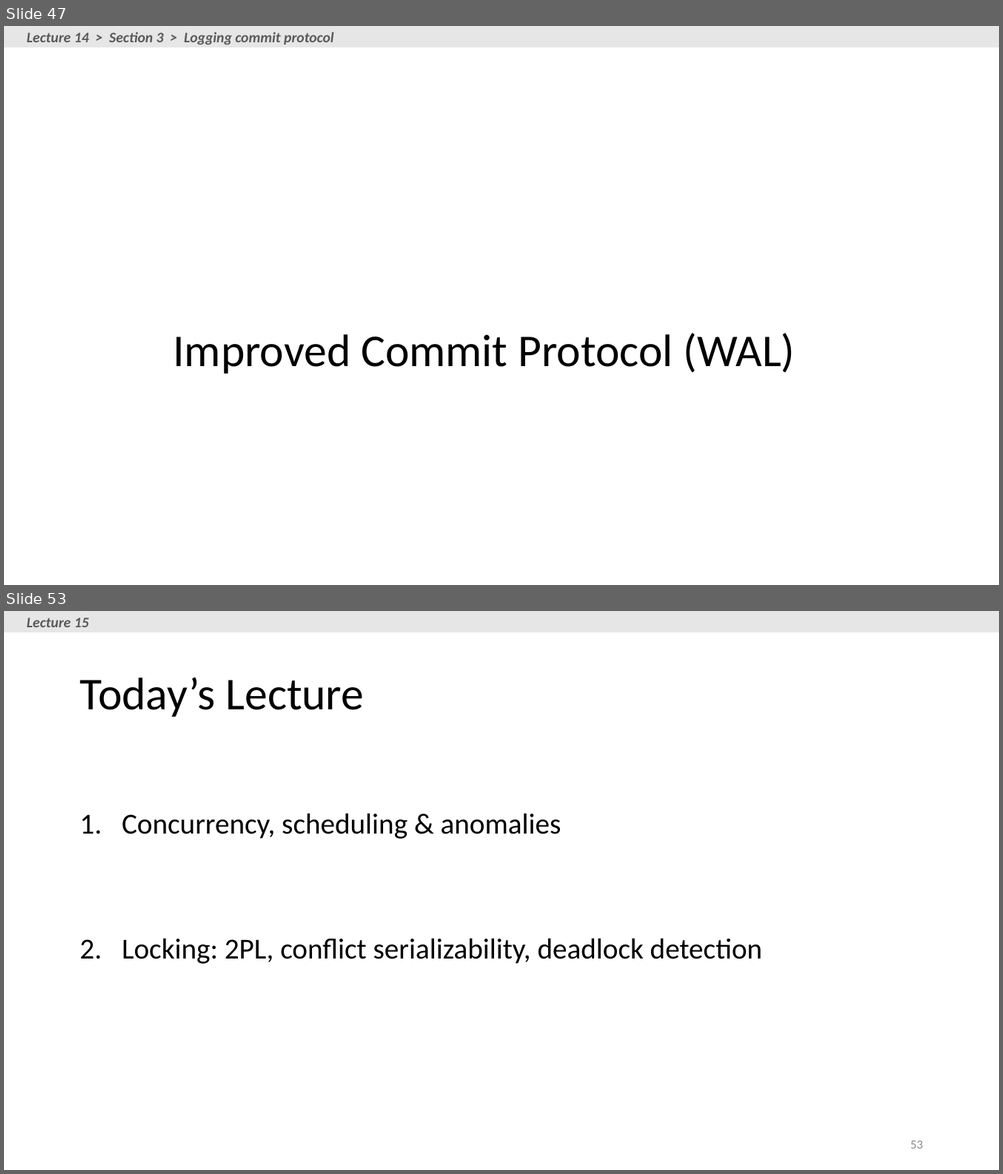
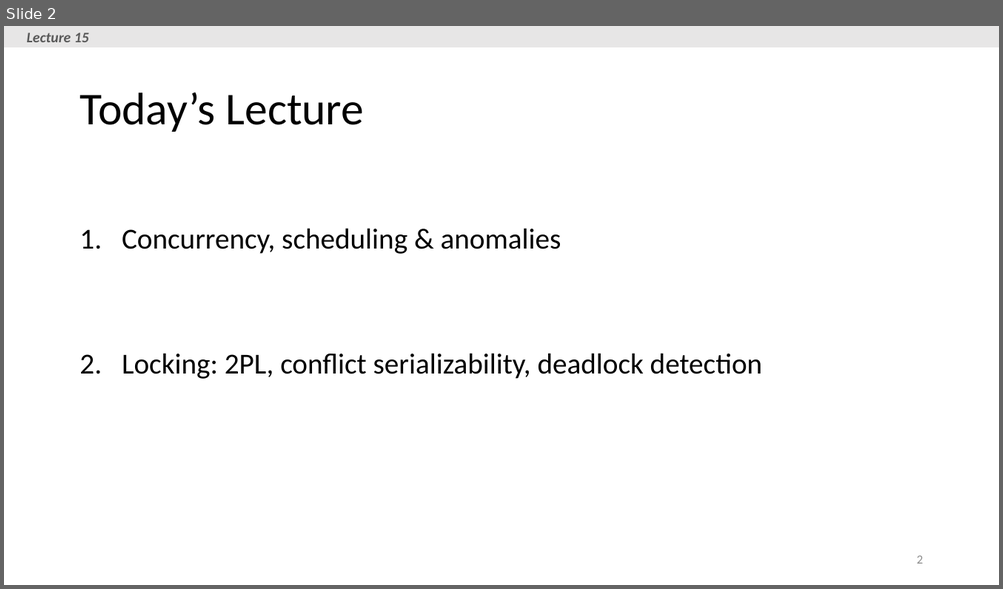
Before and after one commit to yazduni-cs/database-fall2018, a slide deck: lectures/lecture14-15/Lecture_15_TXNs2.pptx. Shown one above the other, each under a label of ours: slides 47 and 53 before the commit, slide 2 after it; the slides between them are not shown. The pictures are 1003x1174 and 1003x589 pixels, drawn with LibreOffice and Linux fonts; fonts in the diff are those of the drawing. Boxes give left, top, right and bottom in pixels: in the first picture for what was removed or moved away, otherwise in the second. Text is boxed around its words. In the diff, an @@ line names an element or a change of style, - is before the commit and + after.

```diff
--- a/lectures/lecture14-15/Lecture_15_TXNs2.pptx
+++ b/lectures/lecture14-15/Lecture_15_TXNs2.pptx
@@ slide 47 removed at [4, 26, 999, 585], background #FFFFFF @@
@@ rectangle removed at [4, 26, 999, 47] @@
@@ text removed at [27, 32, 334, 45] @@
-Lecture 14 > Section 3 > Logging commit protocol
@@ title removed at [173, 333, 795, 374] @@
-Improved Commit Protocol (WAL)
@@ what was slide 53 is now slide 2 @@
@@ page number at [916, 556, 922, 564]: text changed @@
-53
+2
```
Also in this commit, not shown: 1 slide changed, 50 other slides removed.
